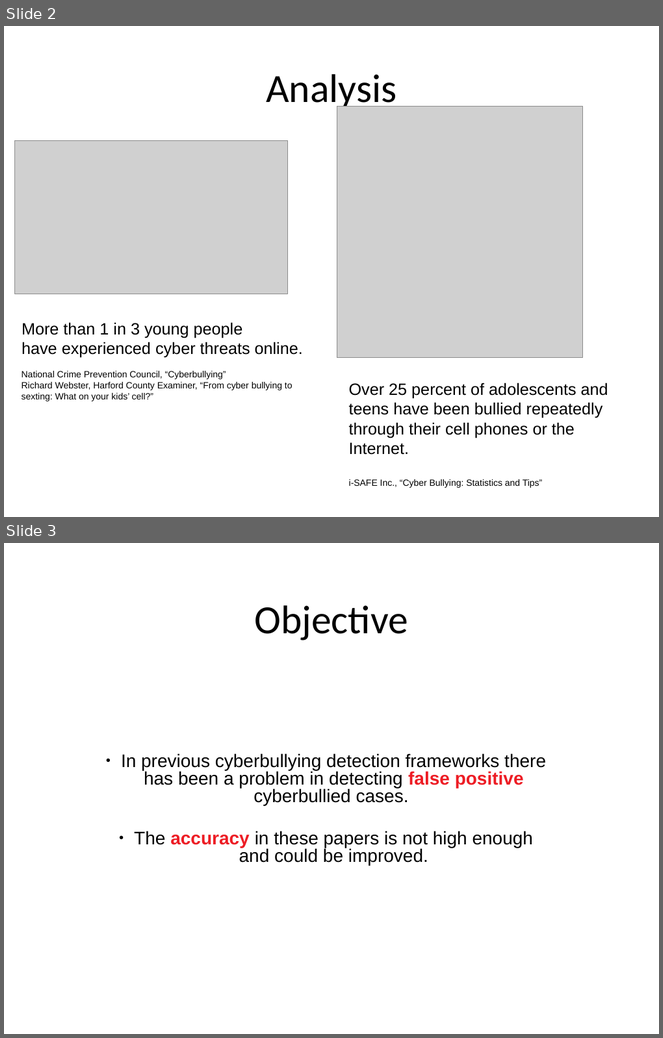
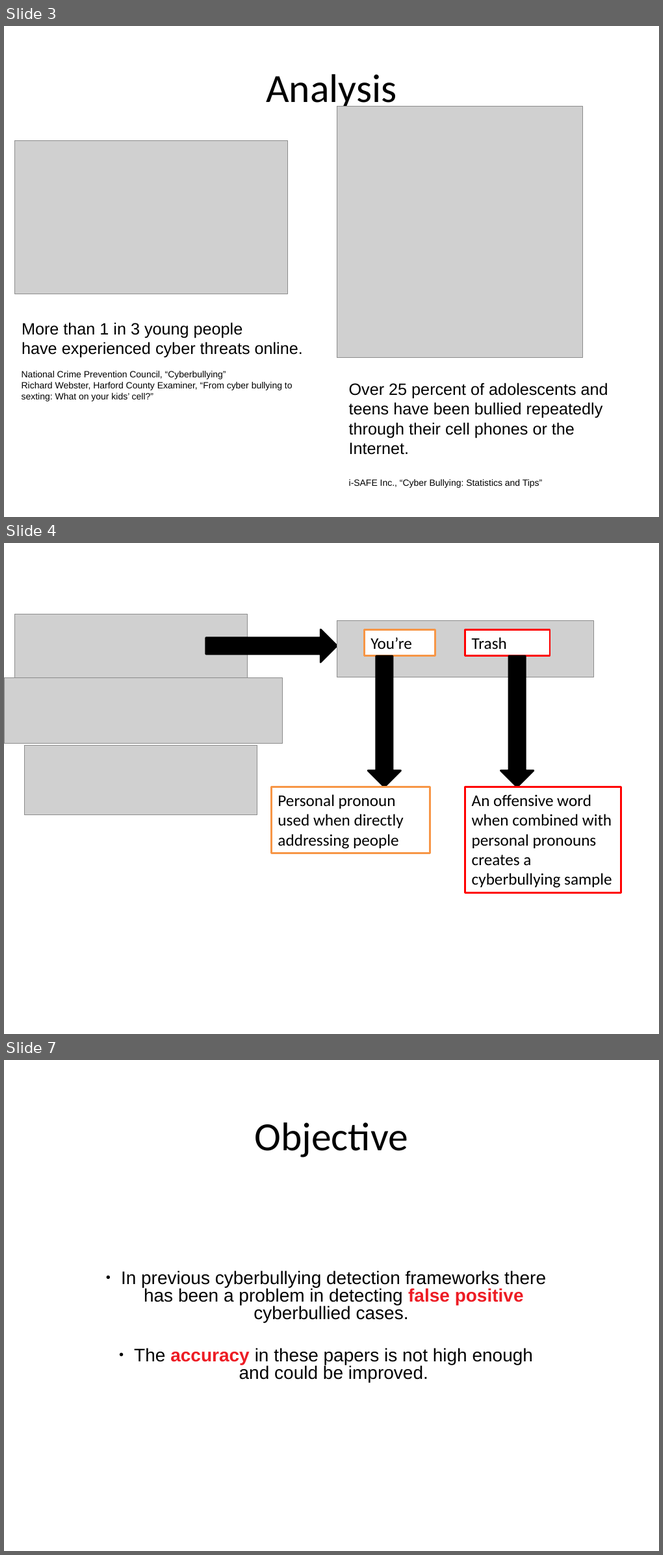
Before and after one commit to DevJohnIbrahim/SSM-GP, a slide deck: SRS/Presentation.pptx. Shown one above the other, each under a label of ours: slides 2 and 3 before the commit, slides 3, 4 and 7 after it; the slides between them are not shown. The pictures are 663x1038 and 663x1555 pixels, drawn with LibreOffice and Linux fonts; fonts in the diff are those of the drawing; grey boxes stand for pictures. Boxes give left, top, right and bottom in pixels: in the first picture for what was removed or moved away, otherwise in the second. Text is boxed around its words. In the diff, an @@ line names an element or a change of style, - is before the commit and + after.

```diff
--- a/SRS/Presentation.pptx
+++ b/SRS/Presentation.pptx
@@ slide 4 added at <box>4,543,659,1034</box>, background #FFFFFF @@
@@ picture added at <box>15,614,248,678</box> @@
@@ picture added at <box>337,620,594,678</box> @@
@@ right arrow added at <box>206,629,337,662</box>, fill #000000, outline #000000 2 pt @@
@@ rectangle added at <box>364,629,435,655</box>, fill #FFFFFF, outline #F79646 2 pt, 18 pt, text #000000 @@
+You’re
@@ rectangle added at <box>466,629,550,655</box>, fill #FFFFFF, outline #FF0000 2 pt, 18 pt, text #000000 @@
+Trash
@@ right arrow added at <box>368,656,401,787</box>, fill #000000, outline #000000 2 pt @@
@@ right arrow added at <box>501,656,533,787</box>, fill #000000, outline #000000 2 pt @@
@@ picture added at <box>4,678,282,744</box> @@
@@ picture added at <box>25,745,258,815</box> @@
@@ rectangle added at <box>271,787,430,854</box>, fill #FFFFFF, outline #F79646 2 pt, 18 pt, text #000000 @@
+Personal pronoun
+used when directly addressing people
@@ rectangle added at <box>466,787,622,893</box>, fill #FFFFFF, outline #FF0000 2 pt, 18 pt, text #000000 @@
+An offensive word when combined with personal pronouns creates a cyberbullying sample
@@ what was slide 2 is now slide 3 @@
@@ what was slide 3 is now slide 7 @@
```
Also in this commit, not shown: 3 other slides added, 4 other files.
